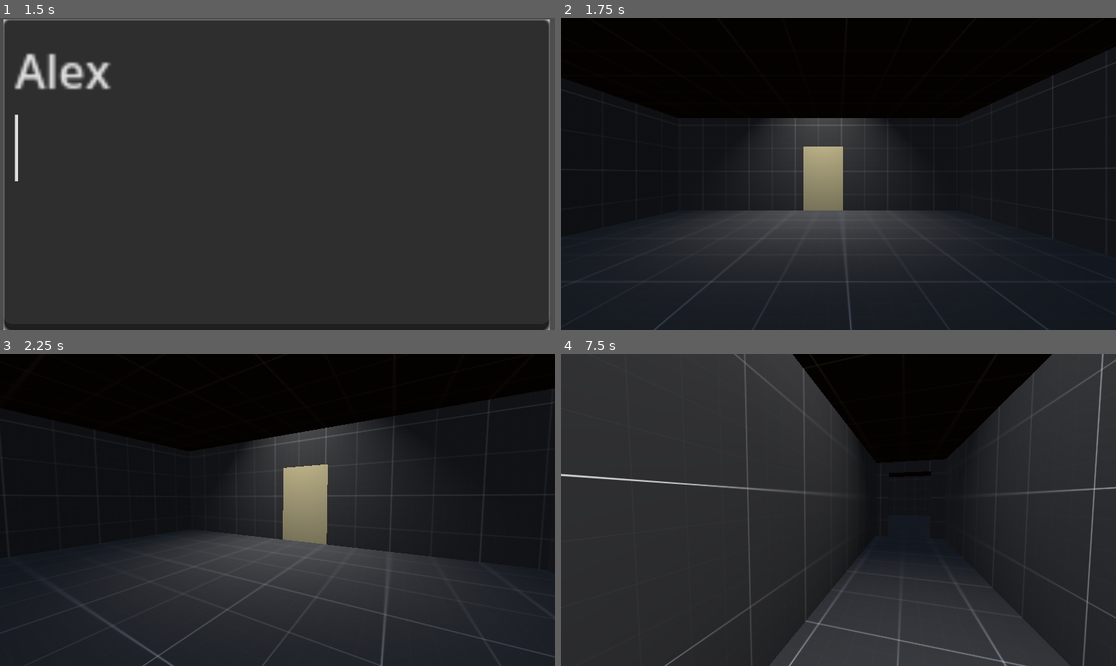
Above: before the commit, frames 1-4 (two rows, left to right).
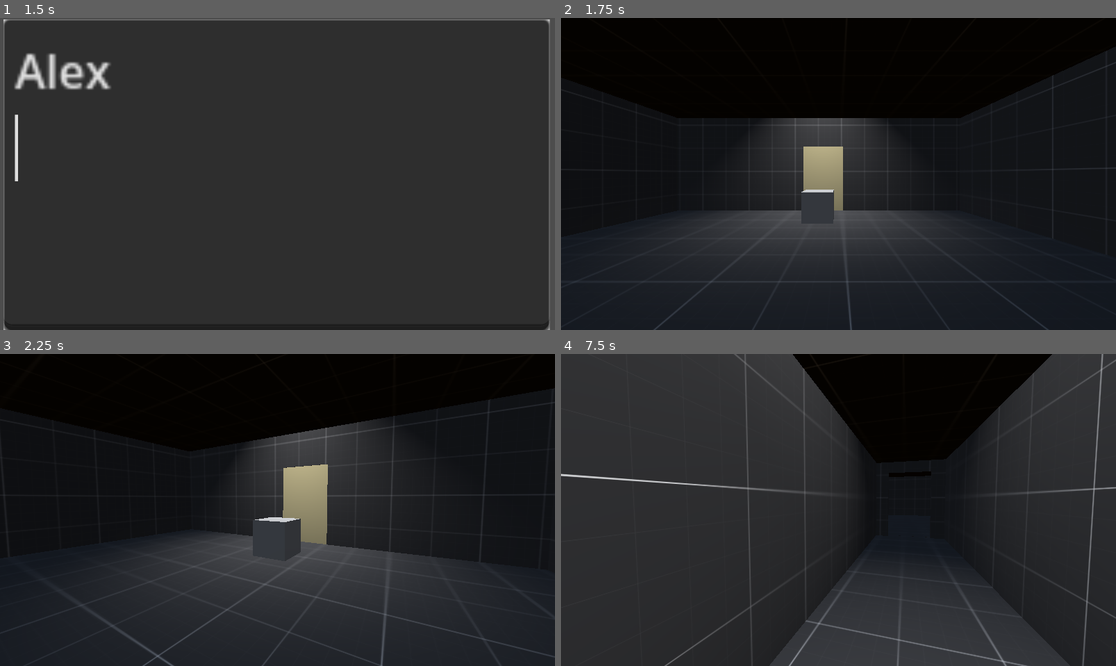
Above: after the commit, the same moments.

Repository: ToyaDR/escape-room
Game: Godot game, scene res://manager-scene.tscn
Same seed, same stepped clock (60 frames per second), same inputs: the game is played once before the commit and once after it.
Inputs (mouse positions are in pixels of both pictures, inside the frame that each line leads up to):
- Up to frame 1 (1.5 s): click (277, 174) at 0.52 s; type "Alex" at 0.6 s; tap Enter (ui_accept) at 1.25 s; move the mouse to (399, 158) at 1.27 s; hold Right (ui_right) from 1.28 s (still down); click (399, 158) at 1.35 s
- Up to frame 2 (1.75 s): keep holding Right (ui_right); tap Enter (ui_accept) at 1.52 s
- Up to frame 3 (2.25 s): move the mouse to (249, 510) at 2.02 s; release Right (ui_right) at 2.03 s; hold Up (ui_up) from 2.03 s (still down); click (249, 510) at 2.1 s
- Up to frame 4 (7.5 s): tap Enter (ui_accept) at 2.27, 3.77, 4.52, 5.27, 6.5, 6.77 s; move the mouse to (849, 503) at 2.77 s; click (849, 503) at 2.85 s; move the mouse to (832, 516) at 3.52 s; click (832, 516) at 3.6 s; move the mouse to (877, 513) at 4.27 s; click (877, 513) at 4.35 s; move the mouse to (794, 506) at 5.02 s; click (794, 506) at 5.1 s; move the mouse to (844, 510) at 5.77 s; click (844, 510) at 5.85 s; move the mouse to (816, 503) at 6.52 s; release Up (ui_up) at 6.53 s; hold Right (ui_right) 6.53-7.28 s; click (816, 503) at 6.6 s; move the mouse to (866, 510) at 7.27 s; hold Up (ui_up) from 7.28 s (still down); click (866, 510) at 7.35 s

Frame 1 is identical in both runs. In frame 2, 0.6% of the frame differs, in the area x 43-50%, y 55-66%; in frame 3, 0.7%, in the area x 45-55%, y 52-66%; in frame 4, 0.2%.

Commit message:
Box interact

Diff:
--- /dev/null
+++ b/box.gd
@@ -0,0 +1,10 @@
+extends Node3D
+
+func _ready():
+	pass
+
+func _box_interact_receiver() -> void:
+	print("box interact reciever")
+
+func _process(delta):
+	pass
--- /dev/null
+++ b/box_interact.gd
@@ -0,0 +1,15 @@
+extends StaticBody3D
+
+signal box_interact
+func interact() -> void:
+	print("box hit")
+	box_interact.emit()
+
+# Called when the node enters the scene tree for the first time.
+func _ready():
+	pass # Replace with function body.
+
+
+# Called every frame. 'delta' is the elapsed time since the previous frame.
+func _process(delta):
+	pass
--- a/door.gd
+++ b/door.gd
@@ -1,16 +1,17 @@
 extends Node3D
+
+var animation_player
+var animation_name
+
+func _ready() -> void:
+	animation_player = get_node("AnimationPlayer")
+	animation_name = get_meta("doorOpen")
 
 func _door_interact_receiver() -> void:
 	print("door interact reciever")
-	var animation_name = get_meta("doorOpen")
-	var animation_player = get_node("AnimationPlayer")
+	if animation_player == null:
+		return
 	animation_player.play(animation_name)
 
-# Called when the node enters the scene tree for the first time.
-func _ready() -> void:
-	pass # Replace with function body.
-
-
-# Called every frame. 'delta' is the elapsed time since the previous frame.
 func _process(delta: float) -> void:
 	pass
--- a/doorInteract.gd
+++ b/doorInteract.gd
@@ -6,11 +6,8 @@
 	print("door hit")
 	door_interact.emit()
 
-# Called when the node enters the scene tree for the first time.
 func _ready() -> void:
-	pass # Replace with function body.
+	pass
 
-
-# Called every frame. 'delta' is the elapsed time since the previous frame.
 func _process(delta: float) -> void:
 	pass
--- a/player.tscn
+++ b/player.tscn
@@ -25,4 +25,4 @@
 [node name="RayCast3D" type="RayCast3D" parent="player-vision/vertical-pivot"]
 transform = Transform3D(1, 0, 0, 0, 1, 0, 0, 0, 1, 0, -0.306534, -0.0671924)
 target_position = Vector3(0, 0, -1.5)
-collision_mask = 2
+collision_mask = 6
--- a/project.godot
+++ b/project.godot
@@ -69,3 +69,4 @@
 
 3d_physics/layer_1="player"
 3d_physics/layer_2="environment"
+3d_physics/layer_3="clutter"
--- a/the-room.tscn
+++ b/the-room.tscn
@@ -1,8 +1,10 @@
-[gd_scene load_steps=7 format=3 uid="uid://dwe3sp6d7gxwi"]
+[gd_scene load_steps=11 format=3 uid="uid://dwe3sp6d7gxwi"]
 
 [ext_resource type="Material" uid="uid://11dhsxgowmbb" path="res://grayboxing-resources/grayboxDark.tres" id="1_0eoew"]
 [ext_resource type="PackedScene" uid="uid://wdqw3sl6br3p" path="res://player.tscn" id="2_dmf0p"]
 [ext_resource type="PackedScene" uid="uid://bj3f45ufuf8e8" path="res://environment-prefabs/door.tscn" id="3_dgdyn"]
+[ext_resource type="Script" path="res://box.gd" id="4_fu0g8"]
+[ext_resource type="Script" path="res://box_interact.gd" id="5_63gwx"]
 
 [sub_resource type="ProceduralSkyMaterial" id="ProceduralSkyMaterial_yu2vd"]
 
@@ -12,6 +14,10 @@
 [sub_resource type="Environment" id="Environment_mk6m2"]
 background_mode = 2
 sky = SubResource("Sky_51wn5")
+
+[sub_resource type="BoxMesh" id="BoxMesh_enh6d"]
+
+[sub_resource type="BoxShape3D" id="BoxShape3D_2v4uc"]
 
 [node name="the-room" type="Node3D"]
 transform = Transform3D(1, 0, 0, 0, 1, 0, 0, 0, 1, -0.397453, 0.150072, 0.0585377)
@@ -67,3 +73,18 @@
 size = Vector3(0.865325, 1.3927, 0.151169)
 
 [node name="door" parent="." instance=ExtResource("3_dgdyn")]
+
+[node name="box" type="Node3D" parent="."]
+transform = Transform3D(0.5, 0, 0, 0, 0.5, 0, 0, 0, 0.5, 0, 0.260086, 0)
+script = ExtResource("4_fu0g8")
+
+[node name="boxShape" type="MeshInstance3D" parent="box"]
+mesh = SubResource("BoxMesh_enh6d")
+
+[node name="boxStatic" type="StaticBody3D" parent="box"]
+collision_layer = 4
+collision_mask = 0
+script = ExtResource("5_63gwx")
+
+[node name="boxCollision" type="CollisionShape3D" parent="box/boxStatic"]
+shape = SubResource("BoxShape3D_2v4uc")
